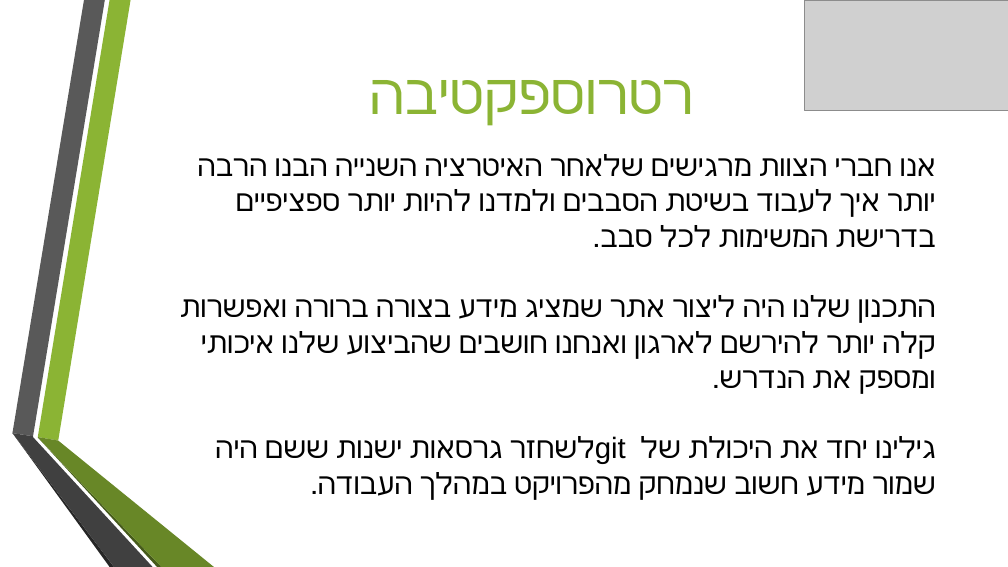
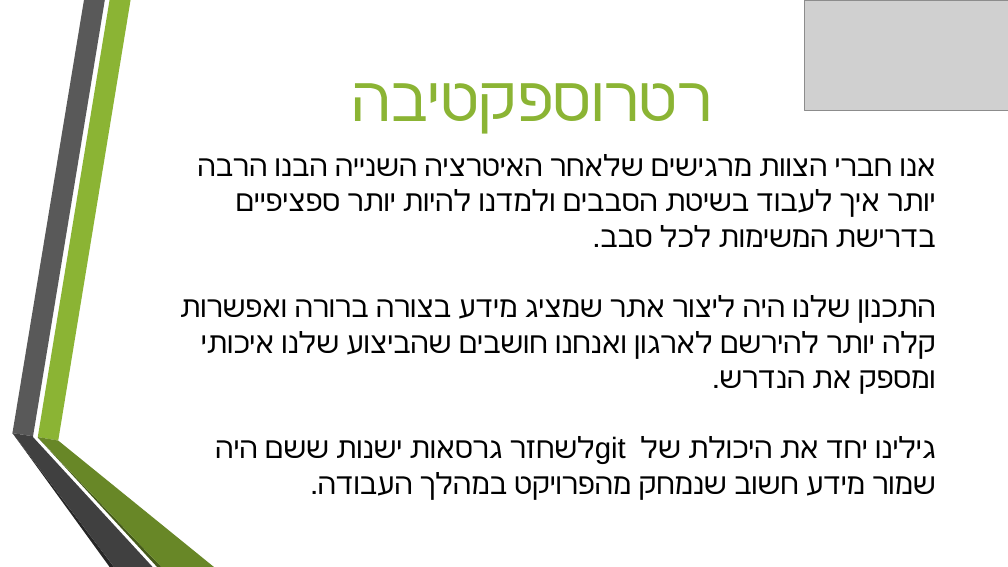
Before and after one commit to Ibrahim-Abu-Rmaileh/Seniors-In-Touchnology, a slide deck: slide 4 of design/Final Presentation/FinalPresentationSIT.pptx. Drawn at 1008x567 pixels with LibreOffice and Linux fonts; fonts in the diff are those of the drawing; grey boxes stand for pictures; background and template pictures are left out. Boxes give left, top, right and bottom in pixels: in the first picture for what was removed or moved away, otherwise in the second. Text is boxed around its words. In the diff, an @@ line names an element or a change of style, - is before the commit and + after.

Commit message:
design presentation

```diff
--- a/design/Final Presentation/FinalPresentationSIT.pptx
+++ b/design/Final Presentation/FinalPresentationSIT.pptx
@@ text "רטרוספקטיבה" at box(352, 83, 712, 134): size 54 to 60 pt @@
```
Also in this commit, not shown: 6 other slides changed.
